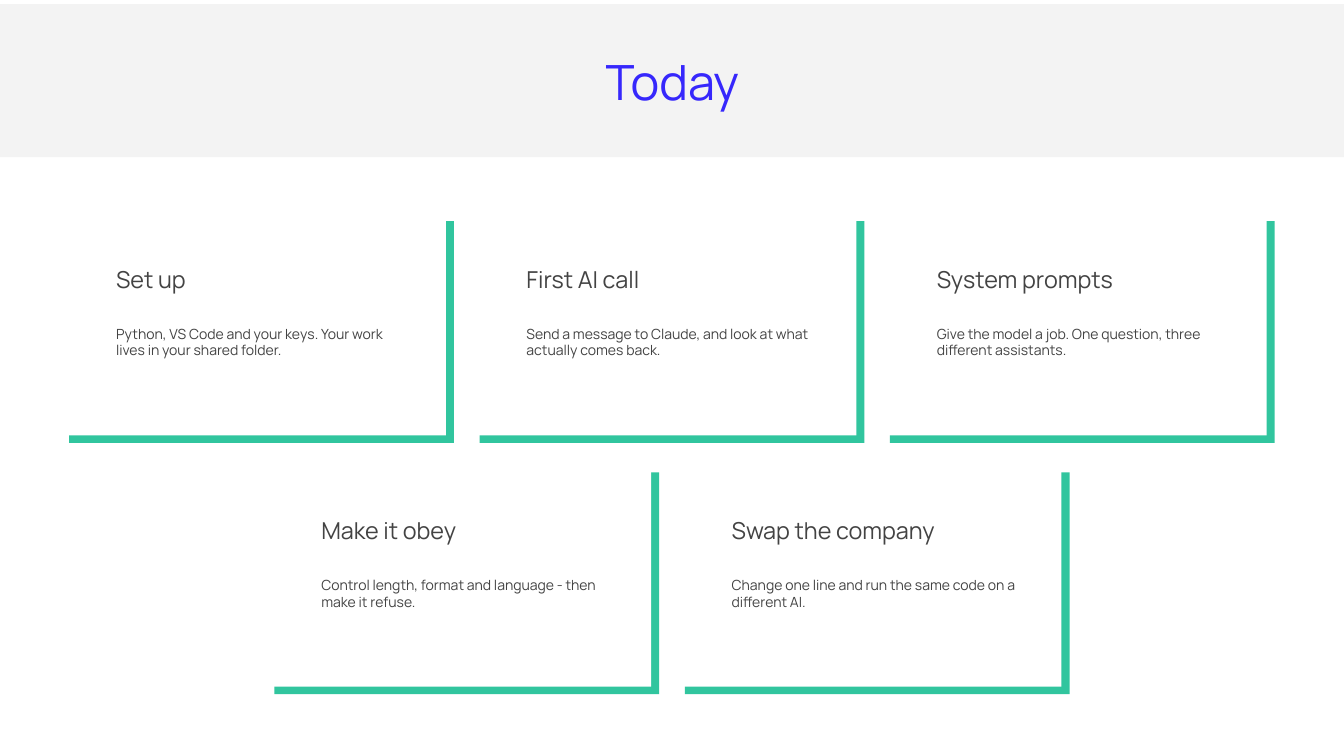
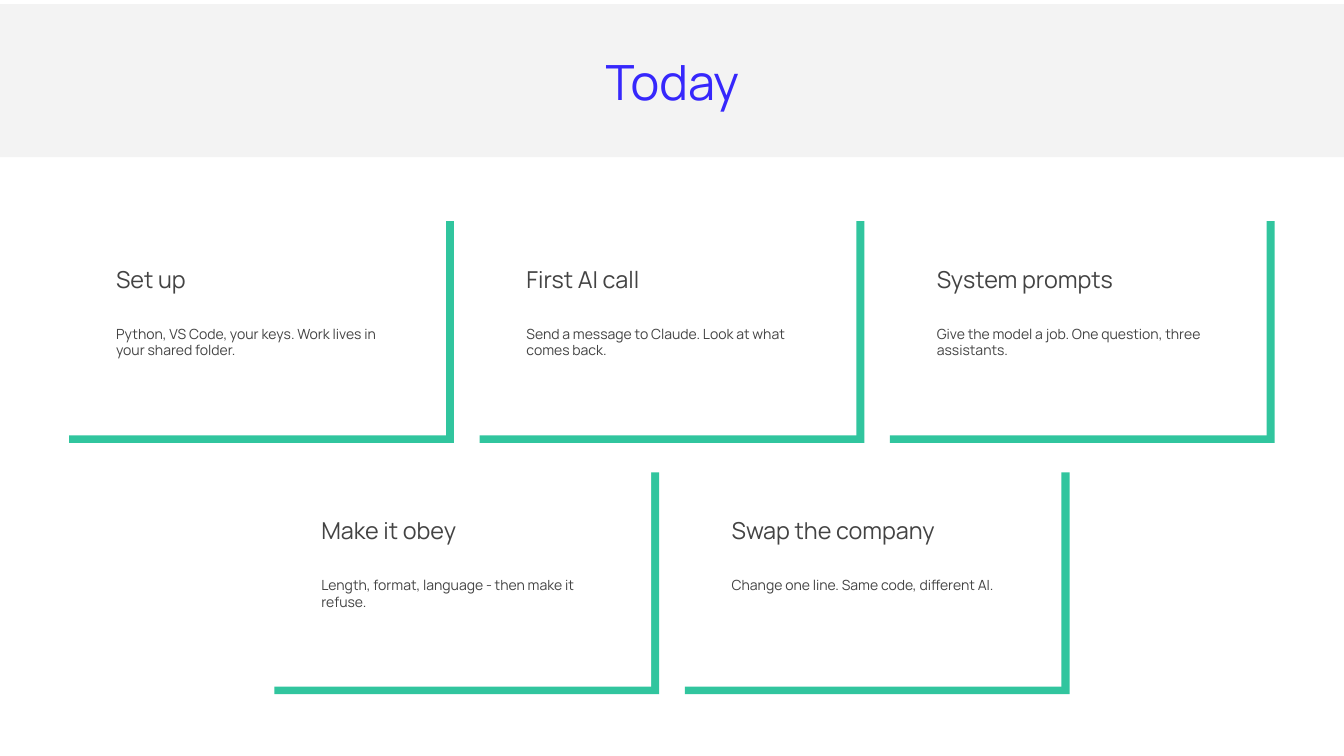
Before and after one commit to ArtyoMKo/tumo_month_workshop, a slide deck: slide 6 of slides/Lesson 1 - Setup and Your First AI Call.pptx. Drawn at 1344x756 pixels with LibreOffice and Linux fonts; fonts in the diff are those of the drawing. Boxes give left, top, right and bottom in pixels: in the first picture for what was removed or moved away, otherwise in the second. Text is boxed around its words. In the diff, an @@ line names an element or a change of style, - is before the commit and + after.

```diff
--- a/slides/Lesson 1 - Setup and Your First AI Call.pptx
+++ b/slides/Lesson 1 - Setup and Your First AI Call.pptx
@@ text at <box>116,328,376,359</box>: text changed @@
-Python, VS Code and your keys. Your work lives in your shared folder.
+Python, VS Code, your keys. Work lives in your shared folder.
@@ text at <box>526,328,784,355</box>: text changed @@
-Send a message to Claude, and look at what actually comes back.
+Send a message to Claude. Look at what comes back.
@@ text at <box>937,328,1200,355</box>: text changed @@
-Give the model a job. One question, three different assistants.
+Give the model a job. One question, three assistants.
@@ text at <box>321,579,574,607</box>: text changed @@
-Control length, format and language - then make it refuse.
+Length, format, language - then make it refuse.
@@ text at <box>732,579,994,594</box>: text changed @@
-Change one line and run the same code on a different AI.
+Change one line. Same code, different AI.
```
Also in this commit, not shown: 6 other slides changed, 1 slide added, 1 slide removed, 2 other files.
